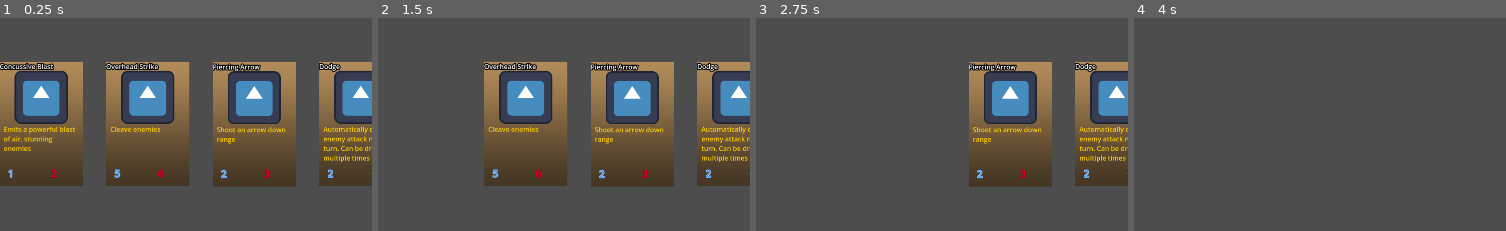
Above: before the commit, frames 1-4 (left to right).
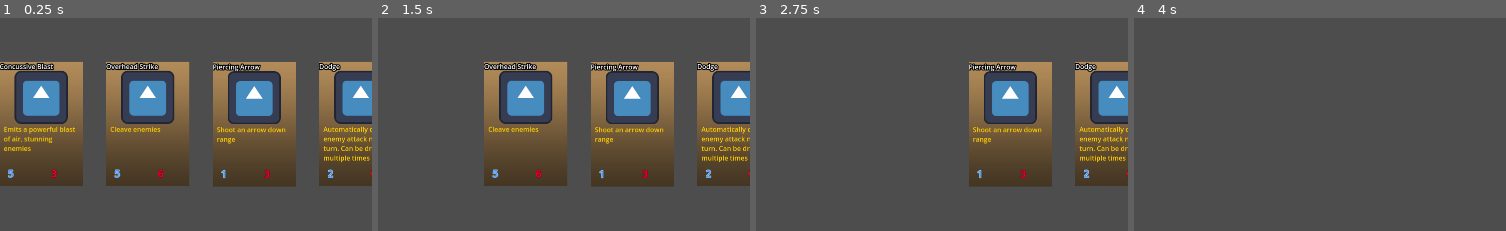
Above: after the commit, the same moments.

Repository: WoolyDrool/RPG
Game: Godot game, scene res://systems/combat/combat_system.tscn
Two runs of this game, one before a commit and one after it. Both use one fixed random seed, a clock stepped at 60 frames per second and the inputs below. This scene is started directly instead of the project's main scene. The engine's default icon, where the game draws it, is replaced by a stand-in: a white triangle on a blue panel in a dark square.
Inputs (mouse positions are % of the whole screen's width and height, from its top left):
- Up to frame 1 (0.25 s): no input
- Up to frame 2 (1.5 s): click "End Turn" at 0.5 s; tap Enter at 1.25 s; move the mouse to (6, 75) at 1.27 s; hold D (move_right) from 1.28 s (still down); click (6, 75) at 1.35 s
- Up to frame 3 (2.75 s): tap Space (move_jump) at 1.52, 2, 2.27 s; move the mouse to (21, 75) at 2.02 s; release D (move_right) at 2.03 s; hold S (move_back) from 2.03 s (still down); click (21, 75) at 2.1 s
- Up to frame 4 (4 s): tap Enter at 2.75 s; move the mouse to (35, 75) at 2.77 s; release S (move_back) at 2.78 s; hold D (move_right) 2.78-3.53 s; click (35, 75) at 2.85 s; tap Space (move_jump) at 3.5, 3.77 s; move the mouse to (49, 75) at 3.52 s; hold W (move_forward) from 3.53 s (still down); click (49, 75) at 3.6 s
The pictures show only the part of the screen within x 1-51%, y 50-100%; the shares and areas given below are measured in that part.

The runs differ from the first frame. In frame 1, 0.1% of the frame differs, in the area x 2-62%, y 70-76%; in frame 2, less than 0.1%; in frame 3, less than 0.1%; in frame 4, nothing differs.

Commit message:
Changed card stats

Diff:
--- a/entities/cards/assassin/card_ass_parrow.tres
+++ b/entities/cards/assassin/card_ass_parrow.tres
@@ -6,5 +6,5 @@
 script = ExtResource("1_fjugq")
 card_name = "Piercing Arrow"
 card_description = "Shoot an arrow down range"
-card_cost = 2
+card_cost = 1
 card_atk_power = 3
--- a/entities/cards/mage/card_mage_cb.tres
+++ b/entities/cards/mage/card_mage_cb.tres
@@ -6,5 +6,5 @@
 script = ExtResource("1_y2waa")
 card_name = "Concussive Blast"
 card_description = "Emits a powerful blast of air, stunning enemies"
-card_cost = 1
-card_atk_power = 2
+card_cost = 5
+card_atk_power = 3
